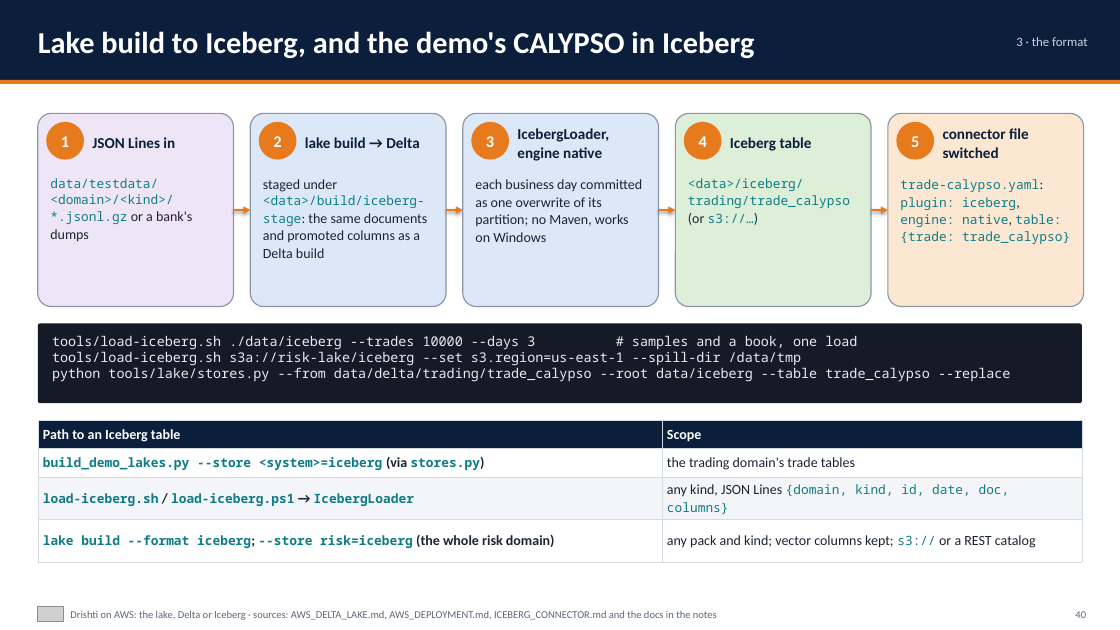
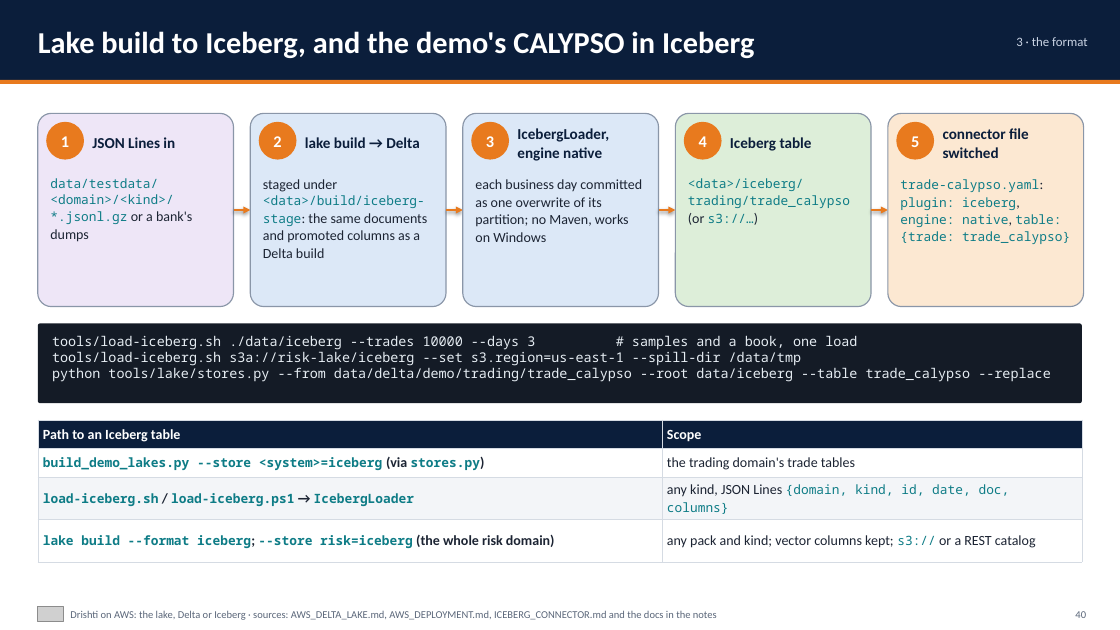
Before and after one commit to ajsinha/drishti, a slide deck: slide 40 of docs/publications/Drishti-on-AWS.pptx. Drawn at 1120x630 pixels with LibreOffice and Linux fonts; fonts in the diff are those of the drawing; grey boxes stand for pictures. Boxes give left, top, right and bottom in pixels: in the first picture for what was removed or moved away, otherwise in the second. Text is boxed around its words. In the diff, an @@ line names an element or a change of style, - is before the commit and + after.

```diff
--- a/docs/publications/Drishti-on-AWS.pptx
+++ b/docs/publications/Drishti-on-AWS.pptx
@@ text at (52,365,1050,382): text changed @@
-python tools/lake/stores.py --from data/delta/trading/trade_calypso --root data/iceberg --table trade_calypso --replace
+python tools/lake/stores.py --from data/delta/demo/trading/trade_calypso --root data/iceberg --table trade_calypso --replace
```
Also in this commit, not shown: 2 other slides changed, 3 other files.
